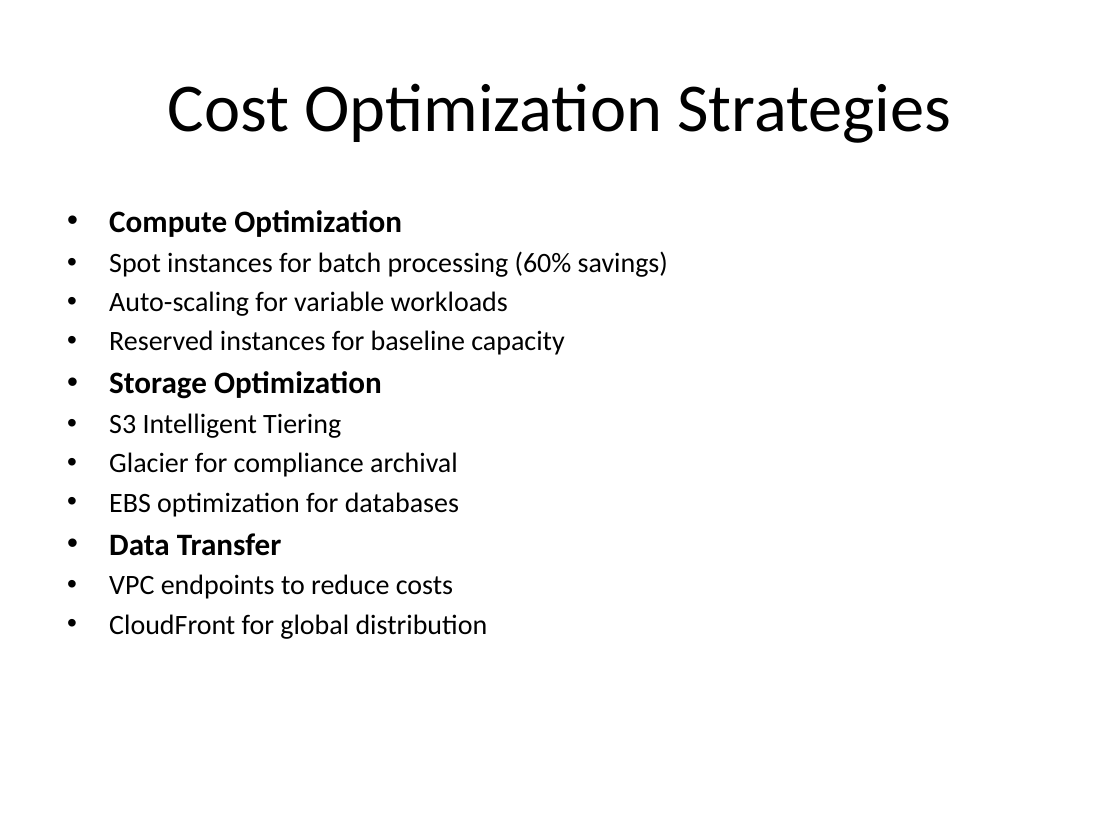
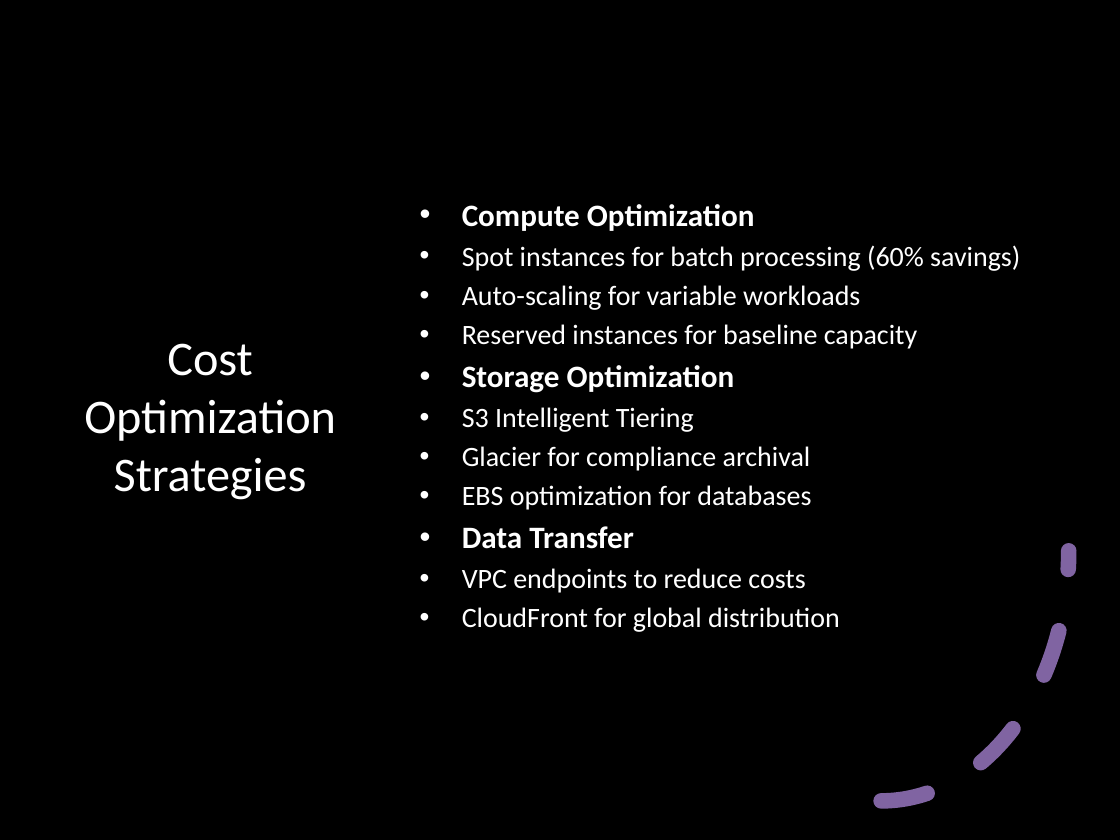
Before and after one commit to karthikvx/credit-risk-service-app, a slide deck: slide 13 of aws_credit_risk_architecture.pptx (slide 15 before the commit). Drawn at 1120x840 pixels with LibreOffice and Linux fonts; fonts in the diff are those of the drawing; background and template pictures are left out; a plain dark background stands for a picture behind light text. Boxes give left, top, right and bottom in pixels: in the first picture for what was removed or moved away, otherwise in the second. Text is boxed around its words. In the diff, an @@ line names an element or a change of style, - is before the commit and + after.

```diff
--- a/aws_credit_risk_architecture.pptx
+++ b/aws_credit_risk_architecture.pptx
@@ background #FFFFFF to picture (left out) @@
@@ rectangle added at (0, 0, 1120, 840), fill #000000 @@
@@ title "Cost Optimization Strategies": place and size @@
-title "Cost Optimization Strategies" at (168, 83, 952, 143)
+title "Cost Optimization Strategies" at (84, 343, 336, 500)
@@ title "Cost Optimization Strategies" at (84, 343, 336, 500): size 44 to 31 pt, text colour #000000 to #FFFFFF @@
@@ text "Compute Optimization": place and size @@
-text "Compute Optimization" at (109, 210, 668, 639)
+text "Compute Optimization" at (462, 204, 1020, 632)
@@ text "Compute Optimization" at (462, 204, 1020, 632): text colour #000000 to #FFFFFF; vertical alignment top to middle @@
@@ arc (boxed as its full ellipse) added at (693, 301, 1068, 802), outline #8064A2 10 pt dashed @@
```
Also in this commit, not shown: 17 other slides changed, 3 slides removed.
